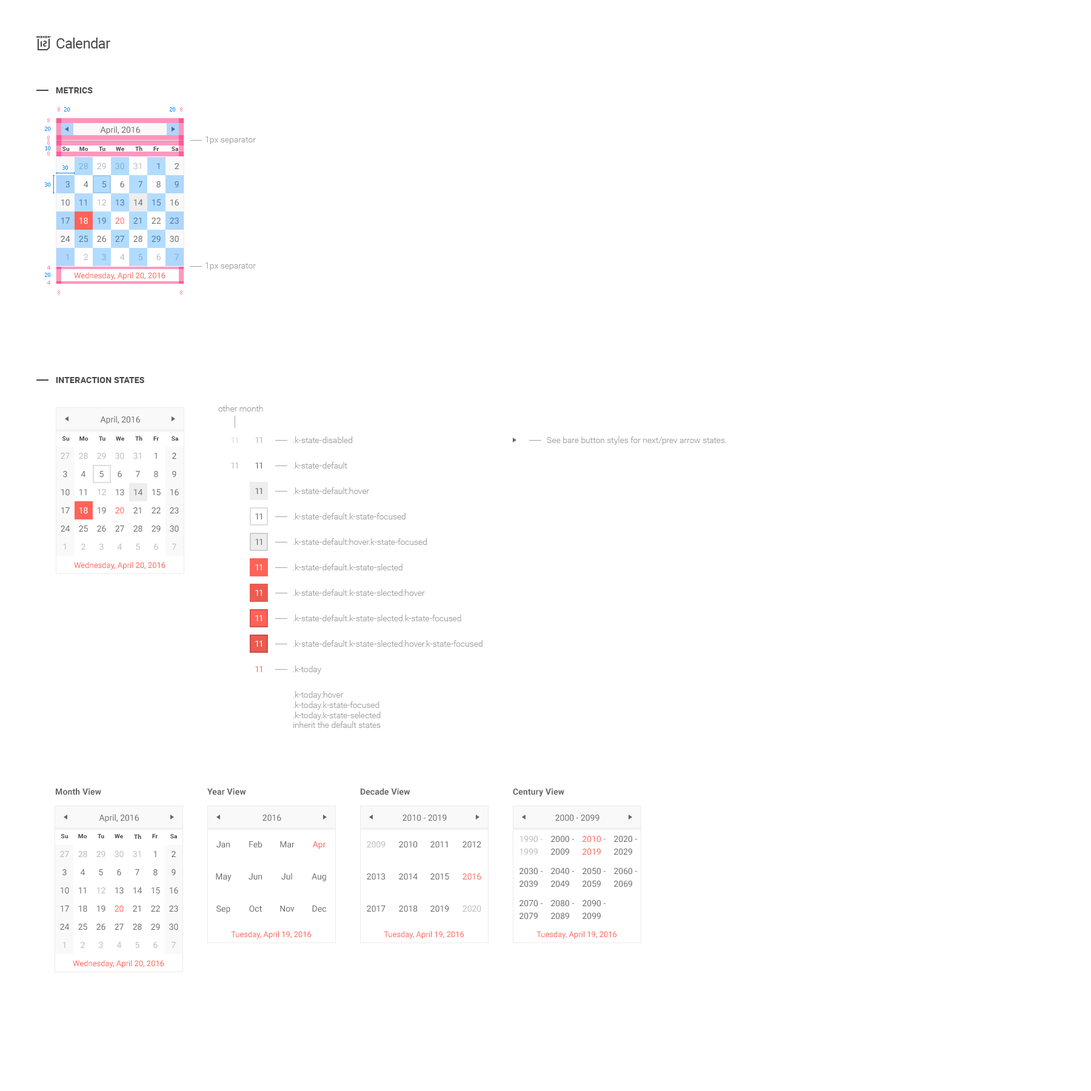
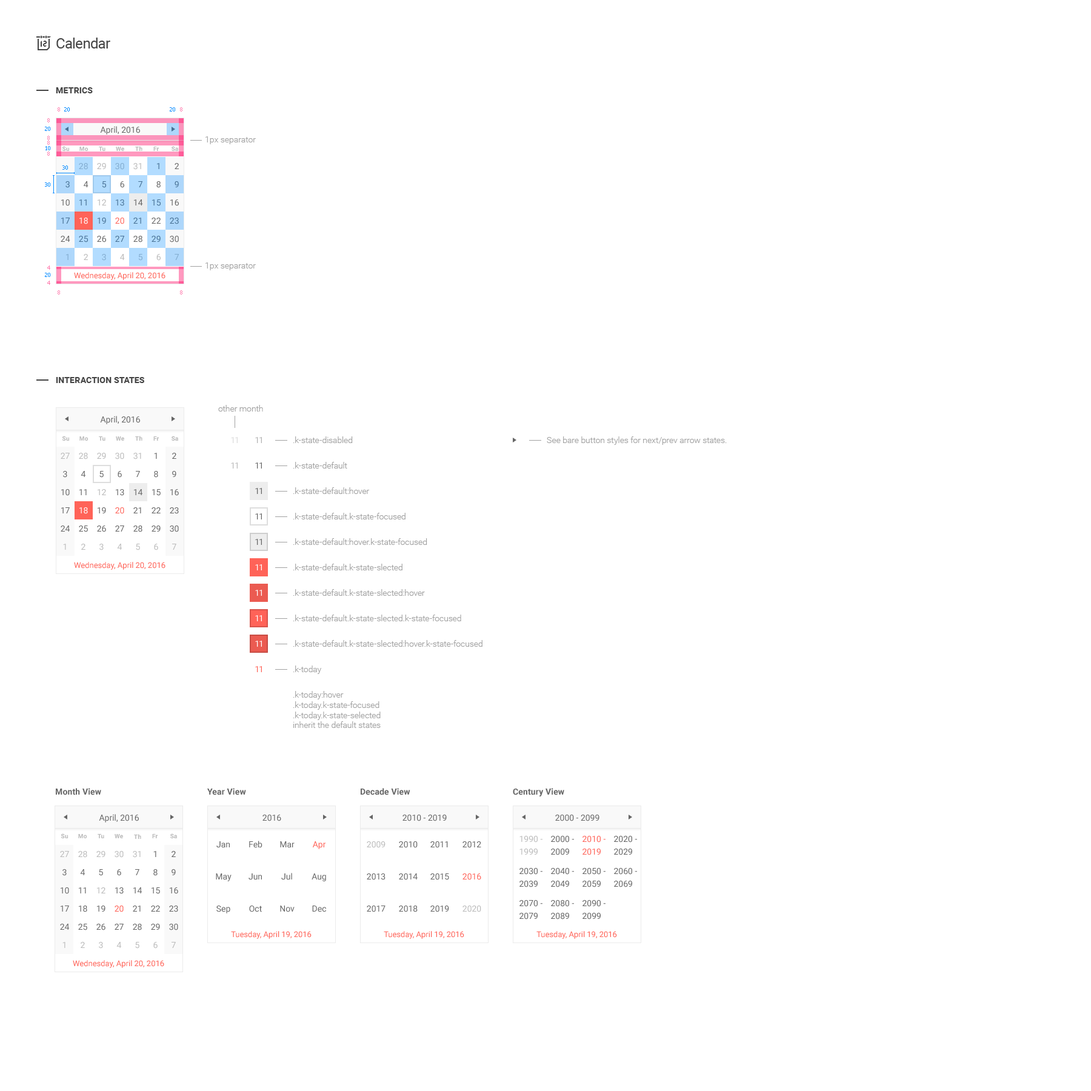
Comparing the layer stacks of the two w=1091, h=1091 images. Changes:
painted on "Sa" (1st of 3, in "Calendar" › "Calendar Metrics") over [171, 146, 179, 152]
painted on "Fr" (1st of 3, in "Calendar" › "Calendar Metrics") over [153, 146, 160, 152]
painted on "Th" (1st of 3, in "Calendar" › "Calendar Metrics") over [135, 146, 143, 152]
painted on "We" (1st of 3, in "Calendar" › "Calendar Metrics") over [115, 146, 125, 152]
painted on "Tu" (1st of 3, in "Calendar" › "Calendar Metrics") over [98, 146, 106, 152]
painted on "Mo" (1st of 3, in "Calendar" › "Calendar Metrics") over [79, 146, 89, 152]
painted on "Su" (1st of 3, in "Calendar" › "Calendar Metrics") over [61, 146, 70, 152]
painted on "Sa" (2nd of 3, in "Calendar" › "Calendar Days All States") over [171, 435, 179, 442]
painted on "Fr" (2nd of 3, in "Calendar" › "Calendar Days All States") over [153, 435, 160, 442]
painted on "Th" (2nd of 3, in "Calendar" › "Calendar Days All States") over [135, 435, 143, 442]
painted on "We" (2nd of 3, in "Calendar" › "Calendar Days All States") over [115, 435, 125, 442]
painted on "Tu" (2nd of 3, in "Calendar" › "Calendar Days All States") over [98, 435, 106, 442]
painted on "Mo" (2nd of 3, in "Calendar" › "Calendar Days All States") over [79, 435, 89, 442]
painted on "Su" (2nd of 3, in "Calendar" › "Calendar Days All States") over [61, 435, 70, 442]
painted on "Sa" (3rd of 3, in "Calendar" › "Calendar Month") over [170, 833, 178, 840]
painted on "Fr" (3rd of 3, in "Calendar" › "Calendar Month") over [152, 833, 159, 840]
painted on "Th" (3rd of 3, in "Calendar" › "Calendar Month") over [134, 834, 142, 840]
painted on "We" (3rd of 3, in "Calendar" › "Calendar Month") over [114, 833, 124, 840]
painted on "Tu" (3rd of 3, in "Calendar" › "Calendar Month") over [97, 833, 105, 840]
painted on "Mo" (3rd of 3, in "Calendar" › "Calendar Month") over [78, 833, 88, 840]
painted on "Su" (3rd of 3, in "Calendar" › "Calendar Month") over [60, 833, 69, 840]
